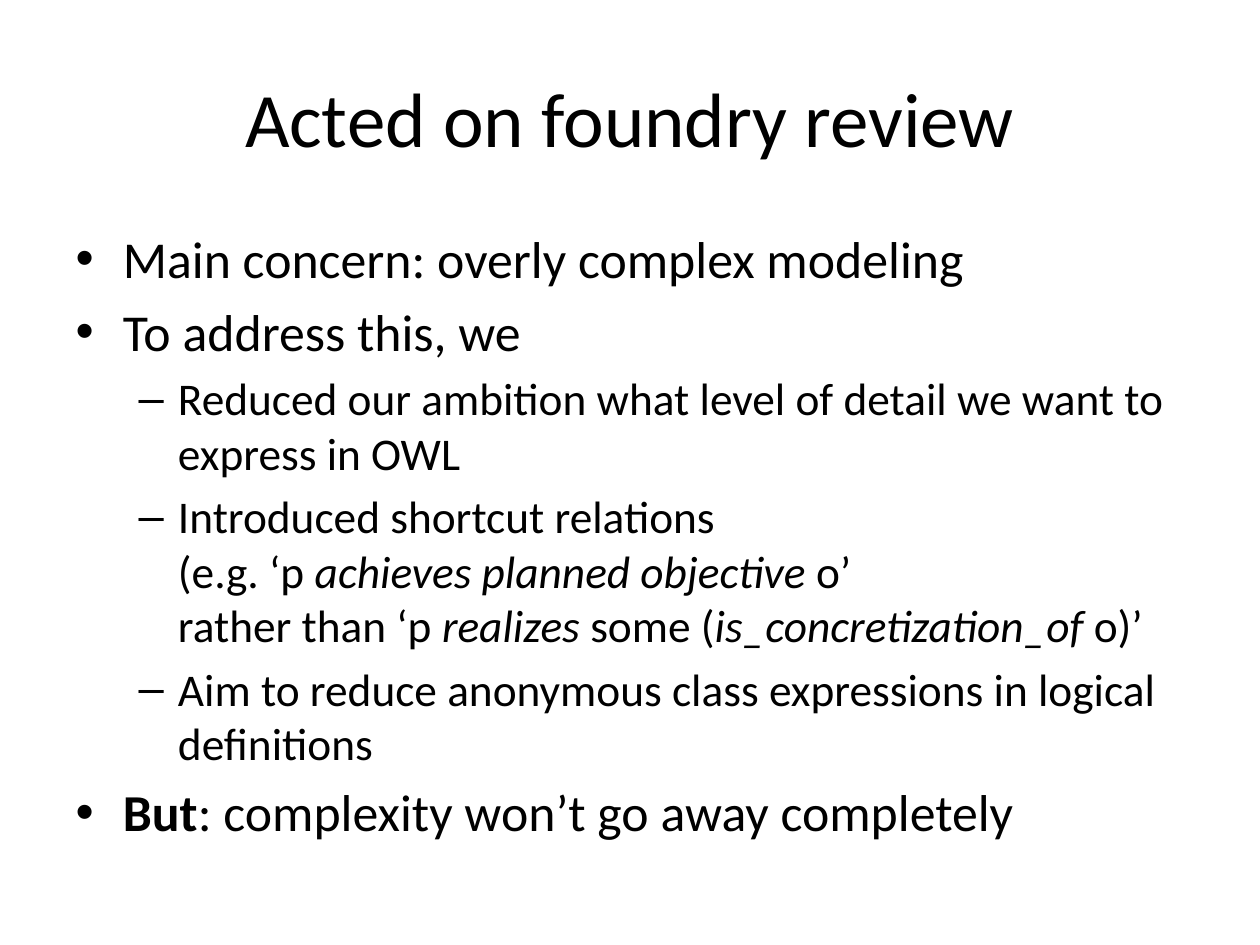
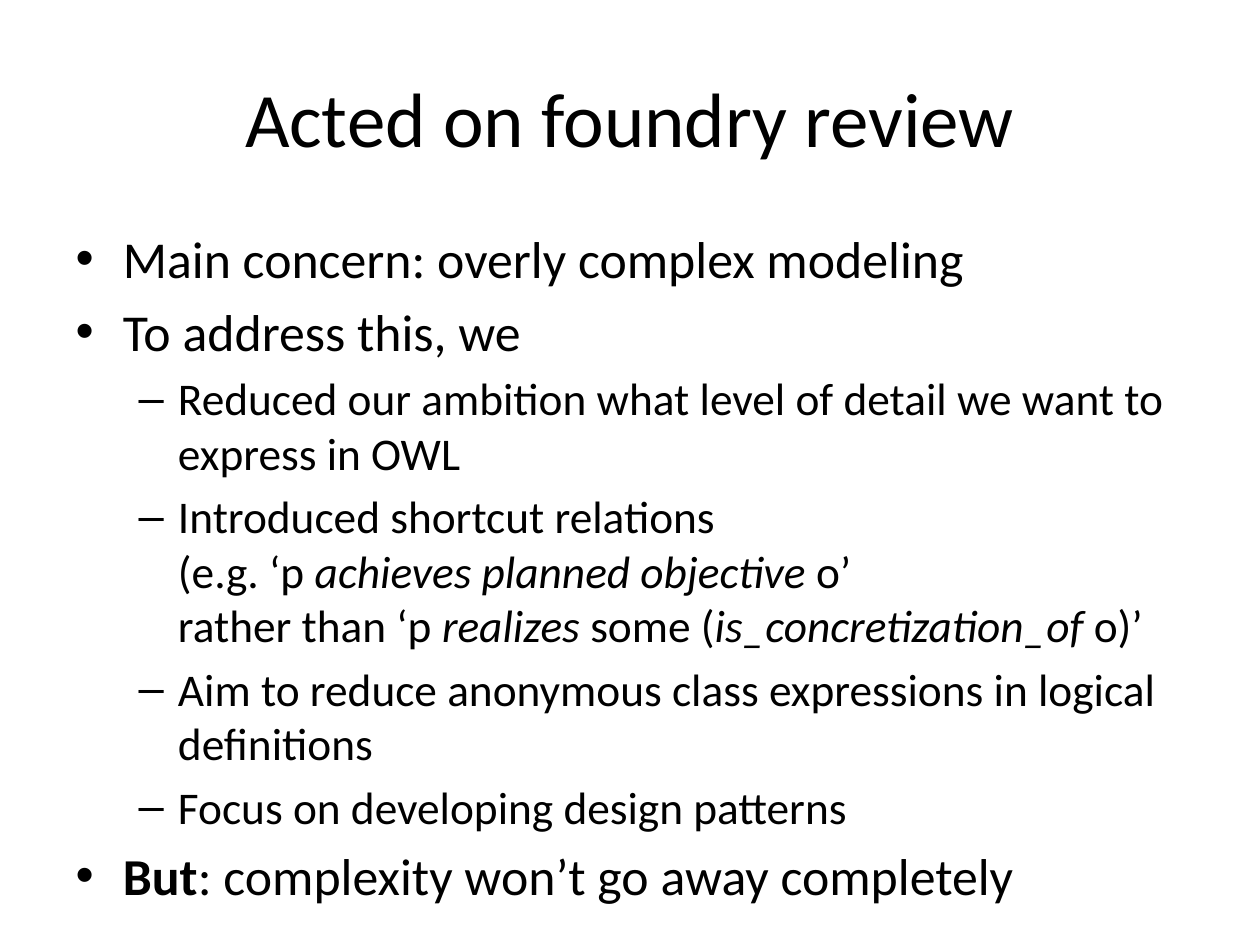
Before and after one commit to jamesaoverton/obi-backup, a slide deck: slide 3 of docs/presentations/2010-02 OBO foundry presentation.pptx. Drawn at 1260x945 pixels with LibreOffice and Linux fonts; fonts in the diff are those of the drawing. Boxes give left, top, right and bottom in pixels: in the first picture for what was removed or moved away, otherwise in the second. Text is boxed around its words. In the diff, an @@ line names an element or a change of style, - is before the commit and + after.

```diff
--- a/docs/presentations/2010-02 OBO foundry presentation.pptx
+++ b/docs/presentations/2010-02 OBO foundry presentation.pptx
@@ text at <box>178,792,846,832</box>: paragraph added @@
+  – Focus on developing design patterns
```
Also in this commit, not shown: 1 other slide changed.
